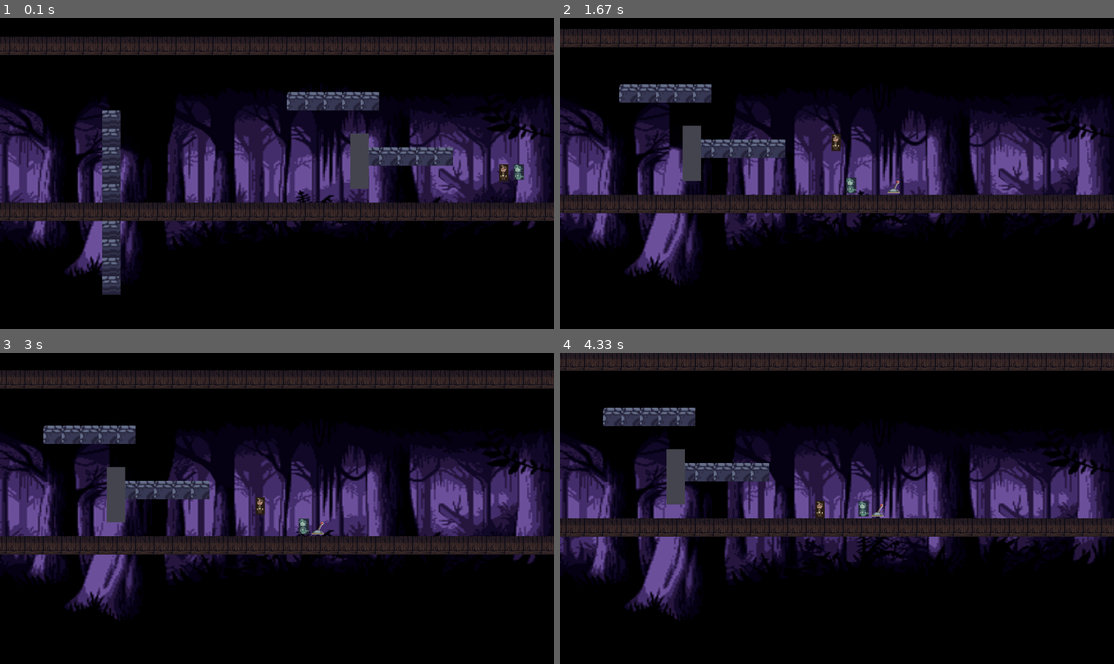
Above: before the commit, frames 1-4 (two rows, left to right).
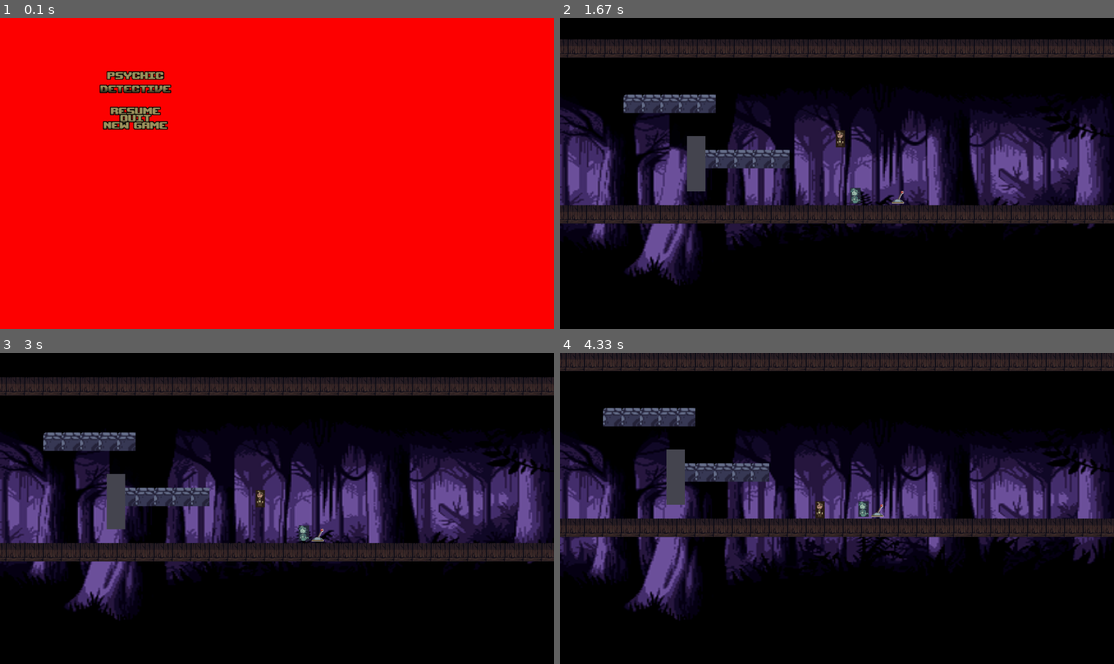
Above: after the commit, the same moments.

Repository: CS-321-Mystery-Inc/Murder-Mystery-pygame-
Game: pygame game, started from gameloop.py
Same seed, same stepped clock (60 frames per second), same inputs: the game is played once before the commit and once after it.
Inputs (mouse positions are in pixels of both pictures, inside the frame that each line leads up to):
- Up to frame 1 (0.1 s): type "2 (at the terminal prompt)" at 0 s
- Up to frame 2 (1.67 s): click (692, 123) at 0.38 s; hold Esc 0.67-1.13 s; hold Right 0.67-1.13 s; move the mouse to (814, 189) at 0.7 s; hold Esc 1.17-1.63 s; hold Up 1.17-1.63 s
- Up to frame 3 (3 s): tap Space at 1.67 s; hold Esc 2-2.47 s; hold Up 2-2.47 s; hold Esc 2.5-2.97 s; hold Up 2.5-2.97 s
- Up to frame 4 (4.33 s): no input

The runs differ from the first frame. In frame 1, 100% of the frame differs, in the area x 0-100%, y 0-100%; in frame 2, 15%; in frame 3, 11%; in frame 4, 0.4%.

Commit message:
integrated menu with gameplay

Diff:
--- a/gameloop.py
+++ b/gameloop.py
@@ -6,6 +6,8 @@
 from scripts.entities import PhysicsEntity
 from scripts.tilemap import Tilemap
 from scripts.interactable import Interactable, Door, Switch, MovableWall
+from menus.mainmenu import MainMenu
+from menus import button
 
 class Game:
     def __init__(self, player_count = 1):
@@ -19,6 +21,8 @@
 
         self.screen = pygame.display.set_mode((self.screen_width, self.screen_height))
         self.display = pygame.Surface((self.screen_width, self.screen_height)) #allows for scaling - this can be changed to different pixel values to scale differently
+        self.main_menu = MainMenu(self.screen)
+        self.game_started = False
 
         self.clock = pygame.time.Clock()
 
@@ -74,7 +78,7 @@
 
         self.paused = False #default to unpaused for game start
         self.pause_selection = 0 #the numeric representation of the pause menu's choices
-        self.pause_options = ["RESUME GAME", "QUIT GAME"] #pause menu choices
+        self.pause_options = ["RESUME GAME", "QUIT GAME", "NOTEBOOK"] #pause menu choices
 
         pygame.font.init() #initialize and use fonts
         self.pause_font = pygame.font.SysFont("Arial", 64, bold = True)
@@ -82,66 +86,79 @@
 
     def run(self):
         while True: #run the program and loop continuously until you tell it to quit (close the window)
-            self.display.fill((0, 0, 0)) #background fill all black
-
-            #Scale the background to fit self.display's size
-            display_size = (self.display.get_width(), self.display.get_height())
-            scaled_bg = pygame.transform.scale(self.assets['background'], display_size)
-            self.display.blit(scaled_bg, (0, 0))
-
-            if self.numplayers == 1:
-                self.scroll[0] += (self.player.get_rect().centerx - self.display.get_width() / 2 - self.scroll[0]) / 20 #camera movement in x direction centered directly between 2 players
-                self.scroll[1] += (self.player.get_rect().centery- self.display.get_height() / 2 - self.scroll[1]) / 20 #camera movement in y direction centered directly between 2 players
+            if not self.game_started:
+                #draw the main menu
+                action = self.main_menu.draw()
+                if action == "newgame":
+                    self.game_started = True
+                elif action == "resume":
+                    self.game_started = True
+                elif action == "quit":
+                    self.game_started == False
+                    pygame.quit()
+                    sys.exit()
             else:
-                self.scroll[0] += (((self.player.get_rect().centerx + self.player2.get_rect().centerx) / 2) - self.display.get_width() / 2 - self.scroll[0]) / 20 #camera movement in x direction centered directly between 2 players
-                self.scroll[1] += (((self.player.get_rect().centery + self.player2.get_rect().centery) / 2)- self.display.get_height() / 2 - self.scroll[1]) / 20 #camera movement in y direction centered directly between 2 players
-            render_scroll = (int(self.scroll[0]), int(self.scroll[1]))
-
-            self.tilemap.render(self.display, offset = render_scroll) #render the tilemap around the players, no need to render everything at all times
-
-            for item in self.interactables: #update and display the interactable items in the world
+                #gameplay logic
+                self.display.fill((0, 0, 0)) #background fill all black
+
+                #Scale the background to fit self.display's size
+                display_size = (self.display.get_width(), self.display.get_height())
+                scaled_bg = pygame.transform.scale(self.assets['background'], display_size)
+                self.display.blit(scaled_bg, (0, 0))
+
+                if self.numplayers == 1:
+                    self.scroll[0] += (self.player.get_rect().centerx - self.display.get_width() / 2 - self.scroll[0]) / 20 #camera movement in x direction centered directly between 2 players
+                    self.scroll[1] += (self.player.get_rect().centery- self.display.get_height() / 2 - self.scroll[1]) / 20 #camera movement in y direction centered directly between 2 players
+                else:
+                    self.scroll[0] += (((self.player.get_rect().centerx + self.player2.get_rect().centerx) / 2) - self.display.get_width() / 2 - self.scroll[0]) / 20 #camera movement in x direction centered directly between 2 players
+                    self.scroll[1] += (((self.player.get_rect().centery + self.player2.get_rect().centery) / 2)- self.display.get_height() / 2 - self.scroll[1]) / 20 #camera movement in y direction centered directly between 2 players
+                render_scroll = (int(self.scroll[0]), int(self.scroll[1]))
+
+                self.tilemap.render(self.display, offset = render_scroll) #render the tilemap around the players, no need to render everything at all times
+
+                for item in self.interactables: #update and display the interactable items in the world
+                    if not self.paused:
+                        item.update()
+                    self.display.blit(item.image, (item.pos[0] - render_scroll[0], item.pos[1] - render_scroll[1]))
+
                 if not self.paused:
-                    item.update()
-                self.display.blit(item.image, (item.pos[0] - render_scroll[0], item.pos[1] - render_scroll[1]))
-
-            if not self.paused:
-                self.player.update(self.tilemap, ((self.movement1[1] - self.movement1[0]) * 4, 0)) #update the character and tilemap in each loop, *4 scales the move speed
-                self.player.render(self.display, offset = render_scroll)
-                if self.numplayers == 2:
-                    self.player2.update(self.tilemap, ((self.movement2[1] - self.movement2[0]) * 4, 0)) #same as above for 2nd player
-                    self.player2.render(self.display, offset = render_scroll)
-            else:
-                self.player.render(self.display, offset = render_scroll)
-                if self.numplayers == 2:
-                    self.player2.render(self.display, offset = render_scroll)
-
-            if self.paused: #if paused, set a transparent black surface over the screen and display the pause menu text
-                overlay = pygame.Surface((self.screen_width, self.screen_height))
-                overlay.fill((0,0,0,150))
-                self.display.blit(overlay, (0,0))
-
-                pause_text = self.pause_font.render("GAME PAUSED", True, (255, 255, 255))
-                text_rect = pause_text.get_rect(center=(self.screen_width / 2, self.screen_height / 2))
-                self.display.blit(pause_text, text_rect)
-
-                for index, option_text in enumerate(self.pause_options):
-                    if index == self.pause_selection:
-                        text_color = (255, 190, 0)
-                        display_string = f"> {option_text} <"
-                    else:
-                        text_color = (160,160, 160)
-                        display_string = option_text
-                    option_surf = self.menu_font.render(display_string, True, text_color)
-                    vertical_y = self.screen_height / 2 + 50 + (index * 60)
-                    option_rect = option_surf.get_rect(center=(self.screen_width / 2, vertical_y))
-                    self.display.blit(option_surf, option_rect)
+                    self.player.update(self.tilemap, ((self.movement1[1] - self.movement1[0]) * 4, 0)) #update the character and tilemap in each loop, *4 scales the move speed
+                    self.player.render(self.display, offset = render_scroll)
+                    if self.numplayers == 2:
+                        self.player2.update(self.tilemap, ((self.movement2[1] - self.movement2[0]) * 4, 0)) #same as above for 2nd player
+                        self.player2.render(self.display, offset = render_scroll)
+                else:
+                    self.player.render(self.display, offset = render_scroll)
+                    if self.numplayers == 2:
+                        self.player2.render(self.display, offset = render_scroll)
+
+                if self.paused: #if paused, set a transparent black surface over the screen and display the pause menu text
+                    overlay = pygame.Surface((self.screen_width, self.screen_height))
+                    overlay.fill((0,0,0,150))
+                    self.display.blit(overlay, (0,0))
+
+                    pause_text = self.pause_font.render("GAME PAUSED", True, (255, 255, 255))
+                    text_rect = pause_text.get_rect(center=(self.screen_width / 2, self.screen_height / 2))
+                    self.display.blit(pause_text, text_rect)
+
+                    for index, option_text in enumerate(self.pause_options):
+                        if index == self.pause_selection:
+                            text_color = (255, 190, 0)
+                            display_string = f"> {option_text} <"
+                        else:
+                            text_color = (160,160, 160)
+                            display_string = option_text
+                        option_surf = self.menu_font.render(display_string, True, text_color)
+                        vertical_y = self.screen_height / 2 + 50 + (index * 60)
+                        option_rect = option_surf.get_rect(center=(self.screen_width / 2, vertical_y))
+                        self.display.blit(option_surf, option_rect)
 
             for event in pygame.event.get(): #events are how pygame reads input
                 if event.type == pygame.QUIT:
                     #db_conn.close() ##remember to close the inventory database when the game closes
                     pygame.quit()
                     sys.exit()
-                if event.type == pygame.KEYDOWN: #keydown is when you press the button and this assigns the standard left and right to move, and up to jump
+                if event.type == pygame.KEYDOWN and self.game_started: #keydown is when you press the button and this assigns the standard left and right to move, and up to jump
                     if event.key == pygame.K_ESCAPE: #escape to pause the game, press again to unpause
                         self.paused = not self.paused
                         self.pause_selection = 0
@@ -205,7 +222,7 @@
                                 if self.player2.dash(pygame.time.get_ticks(), self.tilemap):
                                     pass
 
-                if event.type == pygame.KEYUP and not self.paused: #keyup is when the key is released, so we reset back to the standard
+                if event.type == pygame.KEYUP and not self.paused and self.game_started: #keyup is when the key is released, so we reset back to the standard
                     if event.key == pygame.K_LEFT:
                         self.movement1[0] = False
                     if event.key == pygame.K_RIGHT:
@@ -217,10 +234,10 @@
                         if event.key == pygame.K_d:
                             self.movement2[1] = False
 
-            #Clean the main screen window entirely before redrawing the new frame to clear remnants
-            self.screen.fill((0,0,0))
-
-            self.screen.blit(pygame.transform.scale(self.display, self.screen.get_size()), (0, 0)) #blit command sends the objects to the screen
+                #Clean the main screen window entirely before redrawing the new frame to clear remnants
+                #self.screen.fill((0,0,0))
+            if self.game_started:
+                self.screen.blit(pygame.transform.scale(self.display, self.screen.get_size()), (0, 0)) #blit command sends the objects to the screen
             pygame.display.update() #update each time the loop cycles
             self.clock.tick(60) #update the clock - this is currently set to 60 FPS, which should be more than we need for this game
 
--- a/menus/mainmenu.py
+++ b/menus/mainmenu.py
@@ -1,85 +1,110 @@
 import pygame
-import button
+from . import button
 
-pygame.init()
+class MainMenu:
+  def __init__(self, screen):
+    #load images for the buttons
+    self.screen = screen
+    self.title_img = pygame.image.load("menus/images/title.png").convert_alpha()
+    self.resume_img = pygame.image.load("menus/images/resume.png").convert_alpha()
+    self.newgame_img = pygame.image.load('menus/images/newgame.png').convert_alpha()
+    self.quit_img = pygame.image.load("menus/images/quit.png").convert_alpha()
 
-#create game window
-SCREEN_WIDTH = 960
-SCREEN_HEIGHT = 540
+  #buttons
+    self.resume_button = button.Button(150, 0, self.resume_img, 1)
+    self.quit_button = button.Button(150,25, self.quit_img, 1)
+    self.newgame_button = button.Button(150, 50, self.newgame_img, 1)
 
-screen = pygame.display.set_mode((SCREEN_WIDTH, SCREEN_HEIGHT))
-pygame.display.set_caption("Psychic Detective")
+  def draw(self):
+    self.screen.fill((255, 0, 0))
+    self.screen.blit(self.title_img, (150, -100))
+    if self.newgame_button.draw(self.screen):
+      return "newgame"
+    if self.resume_button.draw(self.screen):
+      return "resume"
+    if self.quit_button.draw(self.screen):
+      return "quit"
+    return None
 
-#game variables
-game_paused = False
-menu_state = "main"
+# pygame.init()
 
-#define fonts
-font = pygame.font.SysFont("arialblack", 40)
+# #create game window
+# SCREEN_WIDTH = 960
+# SCREEN_HEIGHT = 540
 
-#define colours
-TEXT_COL = (255, 255, 255)
+# screen = pygame.display.set_mode((SCREEN_WIDTH, SCREEN_HEIGHT))
+# pygame.display.set_caption("Psychic Detective")
 
-#load button images
-title_img = pygame.image.load("images/title.png").convert_alpha()
-resume_img = pygame.image.load("images/resume.png").convert_alpha()
-options_img = pygame.image.load("images/options.png").convert_alpha()
-quit_img = pygame.image.load("images/quit.png").convert_alpha()
-back_img = pygame.image.load('images/back.png').convert_alpha()
-notebook_img = pygame.image.load('images/notebook.png').convert_alpha()
-newgame_img = pygame.image.load('images/newgame.png').convert_alpha()
+# #game variables
+# game_paused = False
+# menu_state = "main"
 
-#create button instances
-resume_button = button.Button(150, -100, resume_img, 1)
-options_button = button.Button(150,-50, options_img, 1)
-quit_button = button.Button(150,0, quit_img, 1)
-back_button = button.Button(150,-100, back_img, 1)
-notebook_button = button.Button(150,0, notebook_img, 1)
+# #define fonts
+# font = pygame.font.SysFont("arialblack", 40)
 
-# def draw_text(text, font, text_col, x, y):
-#   img = font.render(text, True, text_col)
-#   screen.blit(img, (x, y))
+# #define colours
+# TEXT_COL = (255, 255, 255)
 
-#game loop
-run = True
-while run:
+# #load button images
+# title_img = pygame.image.load("images/title.png").convert_alpha()
+# resume_img = pygame.image.load("images/resume.png").convert_alpha()
+# options_img = pygame.image.load("images/options.png").convert_alpha()
+# quit_img = pygame.image.load("images/quit.png").convert_alpha()
+# back_img = pygame.image.load('images/back.png').convert_alpha()
+# notebook_img = pygame.image.load('images/notebook.png').convert_alpha()
+# newgame_img = pygame.image.load('images/newgame.png').convert_alpha()
 
-  screen.fill((0, 0, 0))
+# #create button instances
+# resume_button = button.Button(150, -100, resume_img, 1)
+# options_button = button.Button(150,-50, options_img, 1)
+# quit_button = button.Button(150,0, quit_img, 1)
+# back_button = button.Button(150,-100, back_img, 1)
+# notebook_button = button.Button(150,0, notebook_img, 1)
 
-  #check if game is paused
-  if game_paused == True:
-    #check menu state
-    if menu_state == "main":
-      #draw pause screen buttons
-      if resume_button.draw(screen):
-        game_paused = False
-      if options_button.draw(screen):
-        menu_state = "options"
-      if quit_button.draw(screen):
-        print("quit button pressed")
-        run = False
-    #check if the options menu is open
-    if menu_state == "options":
-      #draw the different options buttons
-      if back_button.draw(screen):
-        menu_state = "main"
-      if notebook_button.draw(screen):
-        print("Notebook") #to be changed when notebook is implemented
-  else:
-    screen.blit(title_img, (150,-100))
-    # resume_button.draw(screen)
-    screen.blit(resume_img, (150,0))
-    screen.blit(newgame_img, (150,50))
+# # def draw_text(text, font, text_col, x, y):
+# #   img = font.render(text, True, text_col)
+# #   screen.blit(img, (x, y))
 
-  #event handler
-  for event in pygame.event.get():
-    if event.type == pygame.KEYDOWN:
-      if event.key == pygame.K_ESCAPE:
-        game_paused = True
-    if event.type == pygame.QUIT:
-      print("window closed")
-      run = False
+# #game loop
+# run = True
+# while run:
 
-  pygame.display.update()
+#   screen.fill((0, 0, 0))
 
-pygame.quit()
+#   #check if game is paused
+#   if game_paused == True:
+#     #check menu state
+#     if menu_state == "main":
+#       #draw pause screen buttons
+#       if resume_button.draw(screen):
+#         game_paused = False
+#       if options_button.draw(screen):
+#         menu_state = "options"
+#       if quit_button.draw(screen):
+#         print("quit button pressed")
+#         run = False
+#     #check if the options menu is open
+#     if menu_state == "options":
+#       #draw the different options buttons
+#       if back_button.draw(screen):
+#         menu_state = "main"
+#       if notebook_button.draw(screen):
+#         print("Notebook") #to be changed when notebook is implemented
+#   else:
+#     screen.blit(title_img, (150,-100))
+#     # resume_button.draw(screen)
+#     screen.blit(resume_img, (150,0))
+#     screen.blit(newgame_img, (150,50))
+
+#   #event handler
+#   for event in pygame.event.get():
+#     if event.type == pygame.KEYDOWN:
+#       if event.key == pygame.K_ESCAPE:
+#         game_paused = True
+#     if event.type == pygame.QUIT:
+#       print("window closed")
+#       run = False
+
+#   pygame.display.update()
+
+# pygame.quit()
